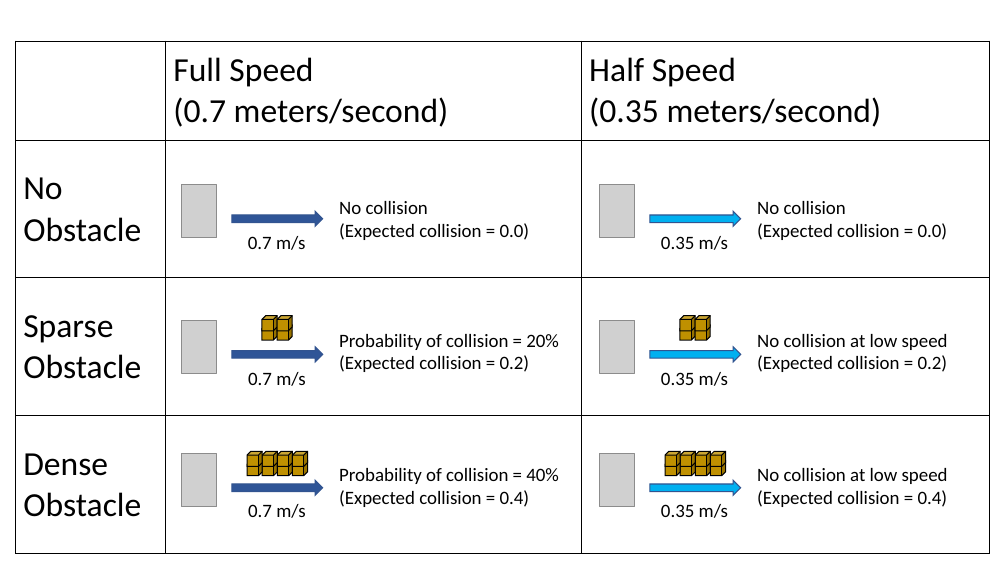
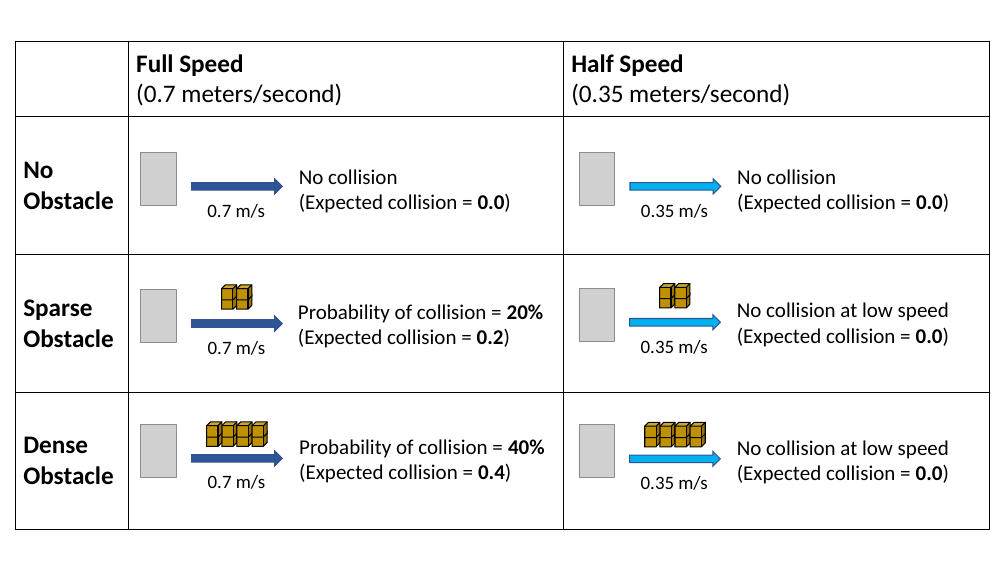
Before and after one commit to cmu-able/explainable-planning, a slide deck: slide 9 of XPlanningEvaluation/data/instruction/instruction.pptx. Drawn at 1008x567 pixels with LibreOffice and Linux fonts; fonts in the diff are those of the drawing; grey boxes stand for pictures. Boxes give left, top, right and bottom in pixels: in the first picture for what was removed or moved away, otherwise in the second. Text is boxed around its words. In the diff, an @@ line names an element or a change of style, - is before the commit and + after.

Commit message:
collision-table.pptx

```diff
--- a/XPlanningEvaluation/data/instruction/instruction.pptx
+++ b/XPlanningEvaluation/data/instruction/instruction.pptx
@@ table at (16, 41, 990, 529) @@
@@ size 32 to 24 pt @@
@@ bold on in "Full Speed", "Half Speed", "No Obstacle", "Sparse Obstacle" and 1 more places @@
@@ 12 cubes, 3 pictures, 3 texts, 3 right arrows: place and size @@
-12 cubes, 3 pictures, 3 texts, 3 right arrows at (181, 185, 323, 518)
+12 cubes, 3 pictures, 3 texts, 3 right arrows at (141, 153, 282, 489)
@@ text "No collision" at (299, 169, 511, 213): size 18 to 20 pt; bold on in "0.0)" @@
@@ text "No collision": place and size @@
-text "No collision" at (339, 201, 530, 240)
+text "No collision" at (299, 169, 511, 213)
@@ text "No collision": place and size @@
-text "No collision" at (757, 201, 948, 240)
+text "No collision" at (737, 169, 949, 213)
@@ text "No collision" at (737, 169, 949, 213): size 18 to 20 pt; bold on in "0.0)" @@
@@ text "Probability of collision = 20%": place and size @@
-text "Probability of collision = 20%" at (339, 334, 559, 372)
+text "Probability of collision = 20%" at (298, 304, 544, 348)
@@ text "Probability of collision = 20%" at (298, 304, 544, 348): size 18 to 20 pt; bold on in "20%", "0.2)" @@
@@ picture: place and size @@
-picture at (600, 321, 635, 374)
+picture at (579, 288, 615, 341)
@@ text "No collision at low speed": place and size @@
-text "No collision at low speed" at (757, 334, 948, 372)
+text "No collision at low speed" at (737, 302, 949, 347)
@@ 12 cubes, 3 right arrows, 2 pictures, 2 texts: place and size @@
-12 cubes, 3 right arrows, 2 pictures, 2 texts at (600, 185, 741, 518)
+12 cubes, 3 right arrows, 2 pictures, 2 texts at (579, 153, 721, 490)
@@ text at (737, 328, 949, 347): text changed; size 18 to 20 pt @@
-(Expected collision = 0.2)
+(Expected collision = 0.0)
@@ text at (737, 302, 949, 321): size 18 to 20 pt in "No collision at low speed" @@
@@ text "0.35 m/s": place and size @@
-text "0.35 m/s" at (661, 372, 728, 386)
+text "0.35 m/s" at (641, 340, 707, 354)
@@ text "Probability of collision = 40%": place and size @@
-text "Probability of collision = 40%" at (339, 468, 559, 507)
+text "Probability of collision = 40%" at (299, 439, 545, 483)
@@ text "Probability of collision = 40%" at (299, 439, 545, 483): size 18 to 20 pt; bold on in "40%", "0.4)" @@
@@ text "No collision at low speed": place and size @@
-text "No collision at low speed" at (757, 468, 948, 507)
+text "No collision at low speed" at (737, 440, 949, 484)
@@ text at (737, 440, 949, 459): size 18 to 20 pt in "No collision at low speed" @@
@@ text at (737, 465, 949, 484): text changed; size 18 to 20 pt @@
-(Expected collision = 0.4)
+(Expected collision = 0.0)
```
Also in this commit, not shown: 1 other slide changed, 2 other files.
